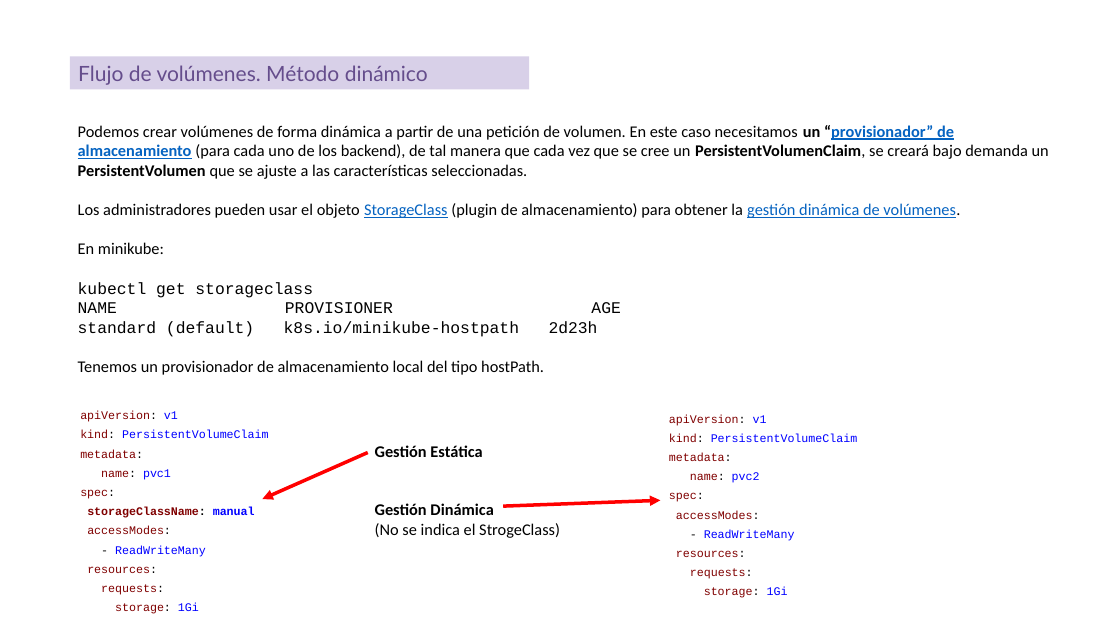
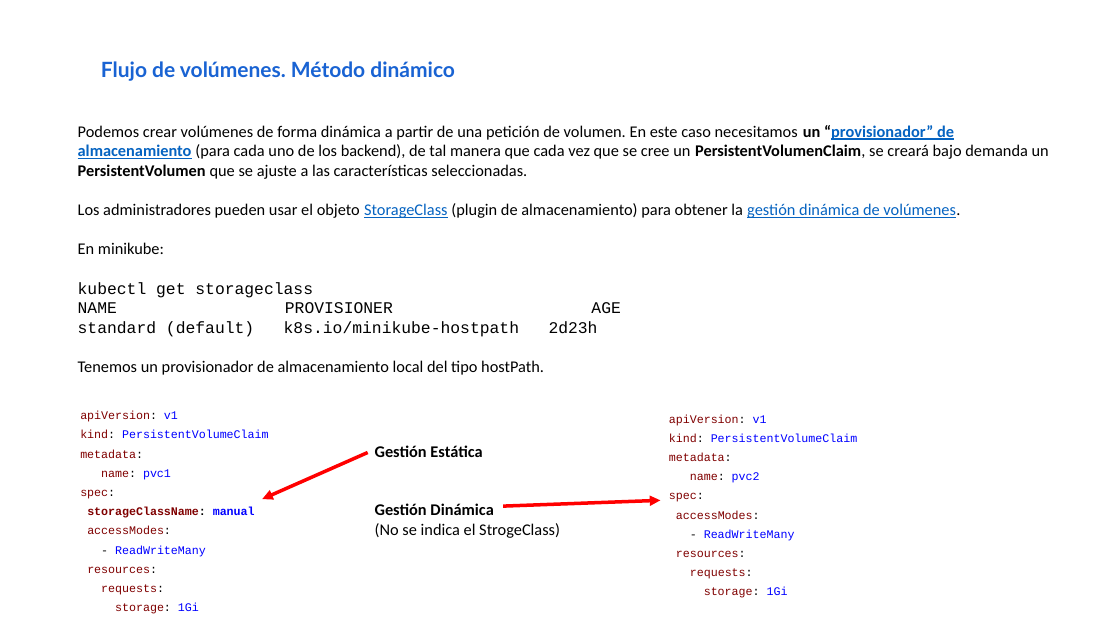
Before and after one commit to iesgn/curso_kubernetes_2020, a slide deck: slide 12 of unidad5/presentacion_unidad5.odp. Drawn at 1120x630 pixels with LibreOffice and Linux fonts; fonts in the diff are those of the drawing. Boxes give left, top, right and bottom in pixels: in the first picture for what was removed or moved away, otherwise in the second. Text is boxed around its words. In the diff, an @@ line names an element or a change of style, - is before the commit and + after.

```diff
--- a/unidad5/presentacion_unidad5.odp
+++ b/unidad5/presentacion_unidad5.odp
@@ text "Flujo de volúmenes. Método dinámico": place and size @@
-text "Flujo de volúmenes. Método dinámico" at bbox=[70, 56, 529, 89]
+text "Flujo de volúmenes. Método dinámico" at bbox=[101, 61, 455, 81]
@@ text "Flujo de volúmenes. Método dinámico" at bbox=[101, 61, 455, 81]: text colour #654D8C to #1963D3, bold on; vertical alignment middle to top; fill #D8D0E8 to none @@
```
Also in this commit, not shown: 17 other slides changed, 2 other files.
